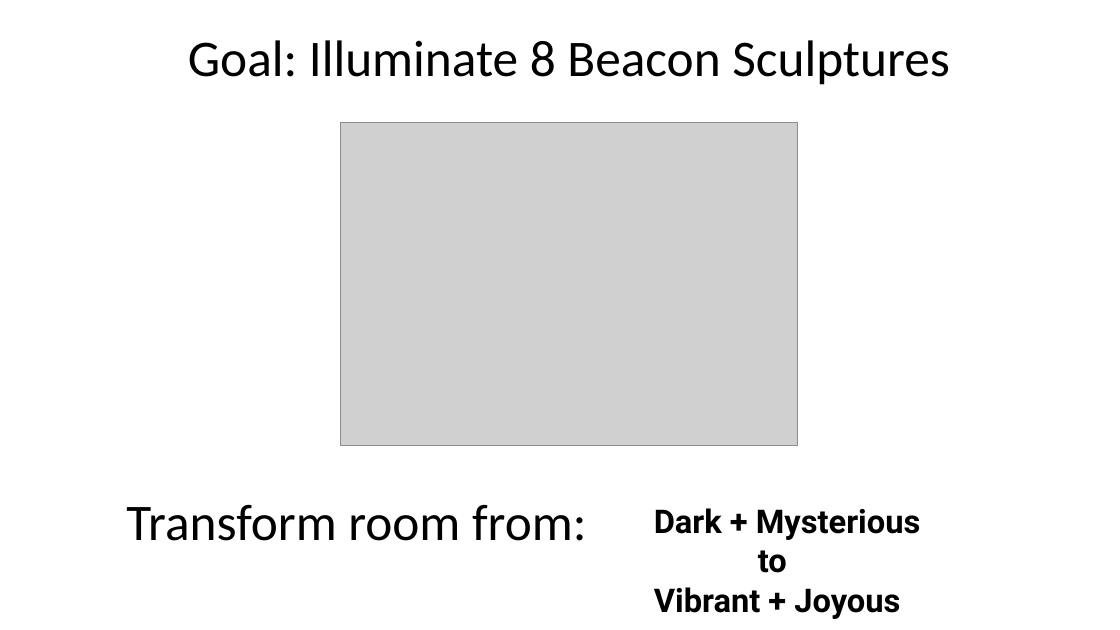
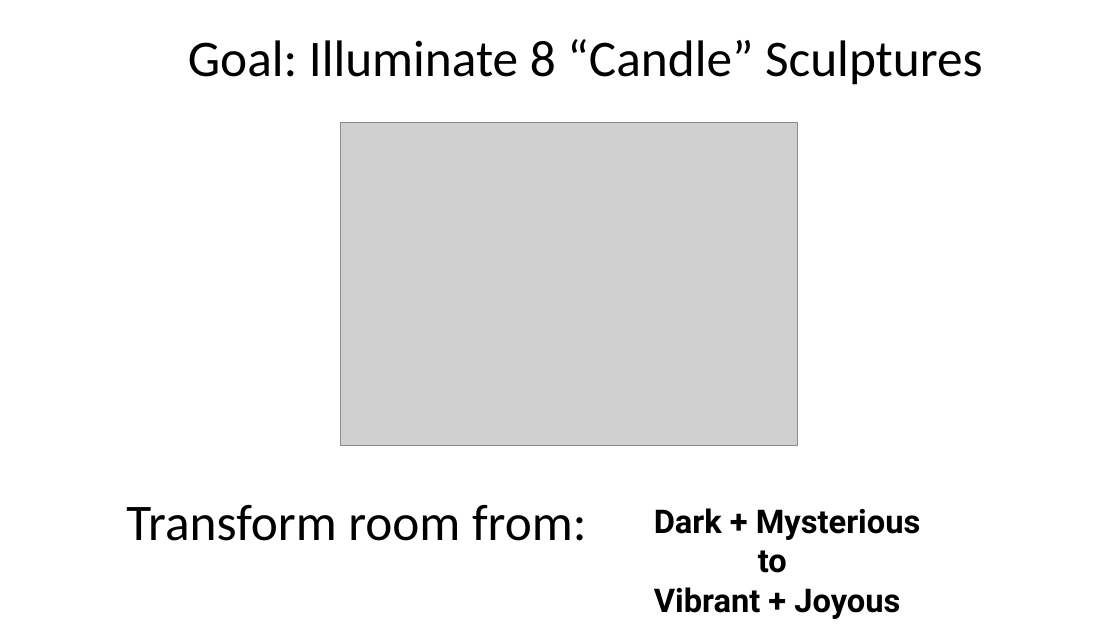
Before and after one commit to mmandel/8Nights2, a slide deck: slide 3 of docs/8NightsVRDesign.pptx. Drawn at 1120x630 pixels with LibreOffice and Linux fonts; fonts in the diff are those of the drawing; grey boxes stand for pictures. Boxes give left, top, right and bottom in pixels: in the first picture for what was removed or moved away, otherwise in the second. Text is boxed around its words. In the diff, an @@ line names an element or a change of style, - is before the commit and + after.

Commit message:
basic game loop working
you can light beacons one at a time.  not required to walk on a path
(yet) tho

```diff
--- a/docs/8NightsVRDesign.pptx
+++ b/docs/8NightsVRDesign.pptx
@@ text at box(188, 39, 983, 85): text changed @@
-Goal: Illuminate 8 Beacon Sculptures
+Goal: Illuminate 8 “Candle” Sculptures
```
Also in this commit, not shown: 1 other slide changed, 13 other files.
